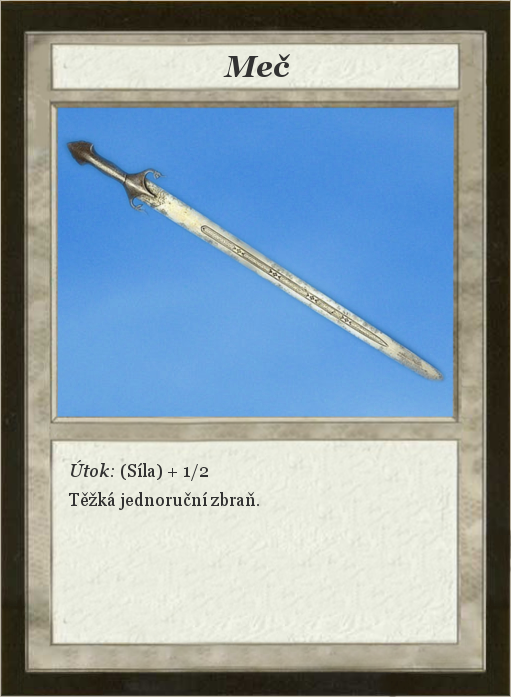
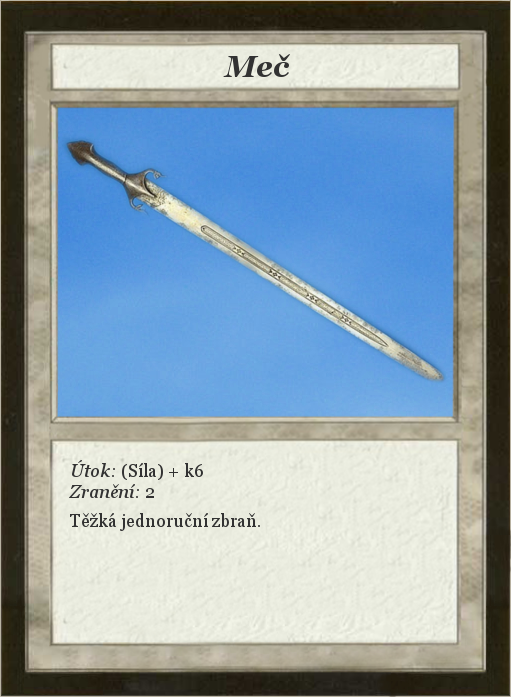
The second w=511, h=697 image is a revision of the first. Changes to its layers:
renamed "Útok: (Síla) + 1/2 ..." to "Útok: (Síla) + k6 ...", painted on it over [69, 460, 260, 531]
